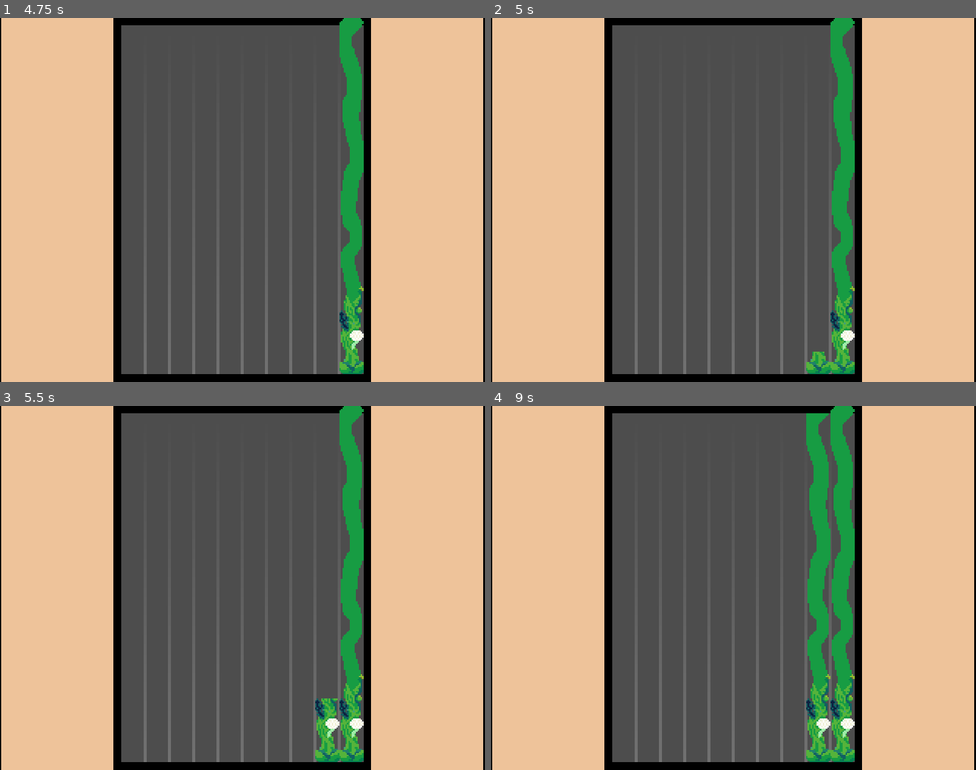
Above: before the commit, frames 1-4 (two rows, left to right).
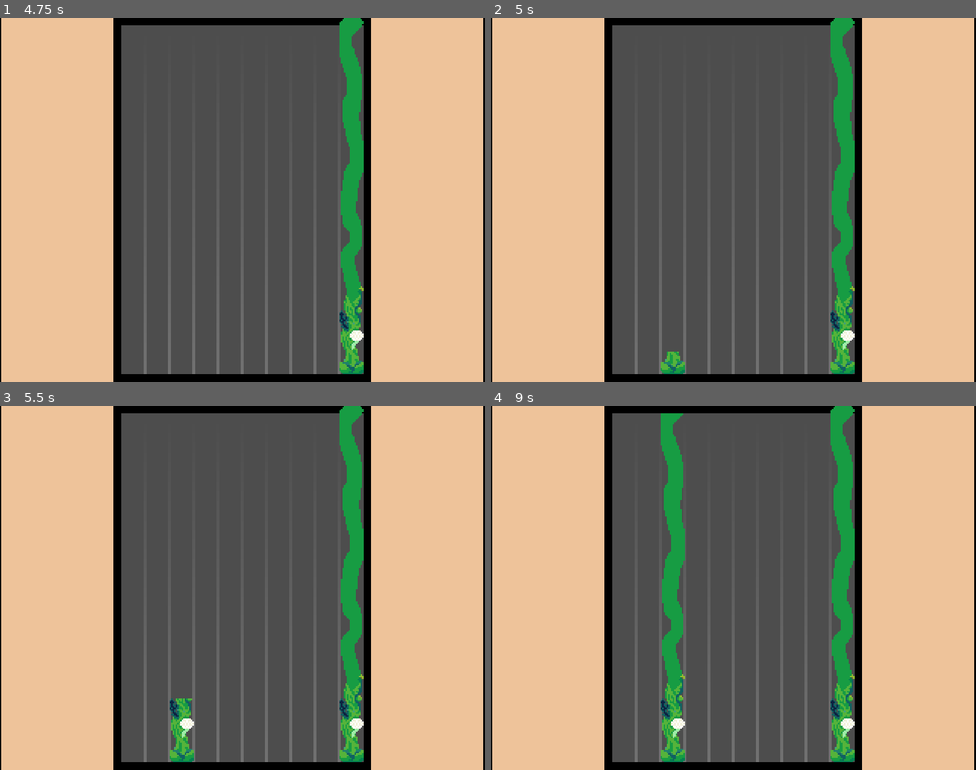
Above: after the commit, the same moments.

Repository: jacksonmist/Weedpocalypse
Game: Godot game, scene res://Scenes/root.tscn
Two runs of this game, one before a commit and one after it. Both use one fixed random seed, a clock stepped at 60 frames per second and the inputs below.
Inputs (mouse positions are in pixels of both pictures, inside the frame that each line leads up to):
- Up to frame 1 (4.75 s): move the mouse to (349, 181) at 0.52 s; hold 1 (Hand) 0.53-1.28 s; click (349, 181) at 0.67 s; move the mouse to (145, 218) at 1.27 s; tap 2 (Scythe) at 1.35, 2.85, 4.35 s; click (145, 218) at 1.42 s; move the mouse to (291, 119) at 2.02 s; hold 1 (Hand) 2.03-2.78 s; click (291, 119) at 2.17 s; move the mouse to (218, 272) at 2.77 s; click (218, 272) at 2.92 s; move the mouse to (388, 254) at 3.52 s; hold 1 (Hand) 3.53-4.28 s; click (388, 254) at 3.67 s; tap Enter at 4.25 s; move the mouse to (97, 145) at 4.27 s; click (97, 145) at 4.42 s
- Up to frame 2 (5 s): no input
- Up to frame 3 (5.5 s): move the mouse to (266, 588) at 5.02 s; hold 1 (Hand) from 5.03 s (still down); click (266, 588) at 5.17 s
- Up to frame 4 (9 s): move the mouse to (660, 497) at 5.77 s; release 1 (Hand) at 5.78 s; tap 2 (Scythe) at 5.85, 7.35, 8.85 s; click (660, 497) at 5.92 s; tap Space at 6.5 s; move the mouse to (840, 569) at 6.52 s; hold 1 (Hand) 6.53-7.28 s; click (840, 569) at 6.67 s; move the mouse to (636, 606) at 7.27 s; click (636, 606) at 7.42 s; move the mouse to (782, 507) at 8.02 s; hold 1 (Hand) 8.03-8.78 s; click (782, 507) at 8.17 s; move the mouse to (709, 660) at 8.77 s; click (709, 660) at 8.92 s

Frame 1 is identical in both runs. In frame 2, 0.5% of the frame differs, in the area x 35-70%, y 91-98%; in frame 3, 1.3%; in frame 4, 6.5%, in the area x 35-70%, y 2-98%.

Commit message:
Minor bug fixes
Fixed sliding window off by one errors

Diff:
--- a/Scenes/grid_manager.gd
+++ b/Scenes/grid_manager.gd
@@ -25,15 +25,17 @@
 	for i in range(spawn_points.size() - width + 1):
 		if(sum == 0):
 			free_spots.append(i)
+		if(i == spawn_points.size() - width):
+			break
 		sum -= spawn_points[i]
-		sum += spawn_points[width + i - 1]
+		sum += spawn_points[width + i]
+
 	if(free_spots.size() == 0):
 		return null
 	var chosen_spot = free_spots.pick_random()
 	for i in range(chosen_spot, width + chosen_spot):
 		spawn_points[i] = 1
 	var world_pos: Vector2 = _grid_to_world(Vector2i(chosen_spot, 0))
-	print(spawn_points)
 	match width:
 		1:
 			return world_pos
--- a/Scenes/weed_manager.gd
+++ b/Scenes/weed_manager.gd
@@ -51,7 +51,6 @@
 	else:
 		width = 3
 		weed = three_width_weeds.pick_random()
-
 	if(weed == null):
 		weed = one_width_weeds.pick_random()
 	var spawn_pos = %GridManager.get_free_point(width)
